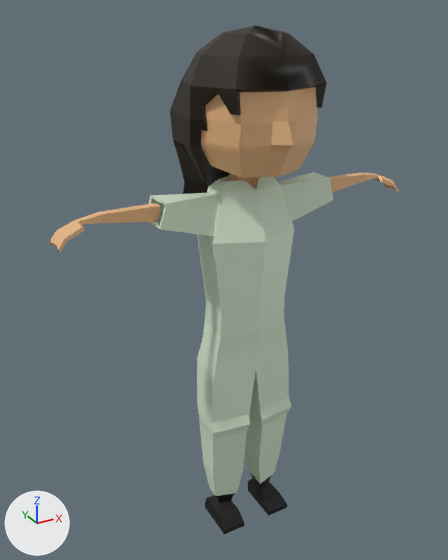
One commit to the FBX model Assets/Models/Characters/NPCs/NPCEnfermero1.fbx: the scene before it, then after it.
Camera for both pictures: a 50 mm lens placed at (-4.77, -7.79, 8.69), pointed at (-0.27, 0.39, 4.6). The lights are fixed; the arrows at lower left show +X, +Y and +Z.

Names of what the first picture shows: 'Cuerpo', 'Pelo', 'Ropa'.
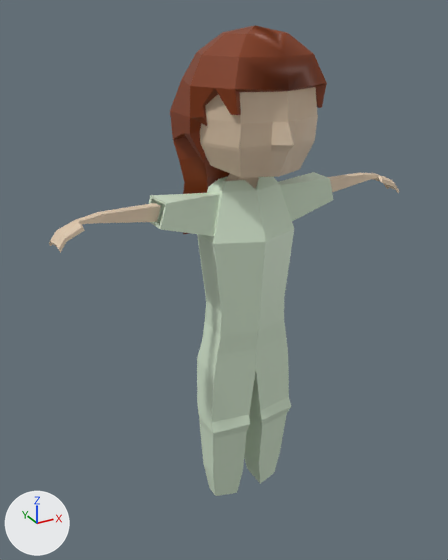
Diff of the bpy script that builds the scene:
```diff
--- a/Assets/Models/Characters/NPCs/NPCEnfermero1.fbx.py
+++ b/Assets/Models/Characters/NPCs/NPCEnfermero1.fbx.py
@@ img_material_002_base_color_png @@
-img_material_002_base_color_png = load_image('Material.002 Base Color.png', '../Textures/Material.002 Base Color.png', 2048, 2048, 'sRGB')
+img_material_002_base_color_png = load_image('Material.002 Base Color.png', '../Textures/Material.002 Base Color.png', 2048, 2048, 'Non-Color')
@@ mat_material_004 @@
 mat_material_004 = principled_material('Material.004')
-mat_material_004.base_color = (0.0124, 0.00598, 0.0)  # black #1d1200
+mat_material_004.base_color = (0.222, 0.0351, 0.0)  # brown #823500
@@ mat_material_005 @@
 n0 = _N.new('ShaderNodeBsdfPrincipled'); n0.name = 'Principled BSDF'
 n2.image = img_material_002_base_color_png
+n3 = _N.new('ShaderNodeTexImage'); n3.name = 'Image Texture.001'
+n3.image = img_material_002_base_color_png
 _L.new(n2.outputs[0], n0.inputs[0])  # 'Color' to 'Base Color'
 _L.new(n0.outputs[0], n1.inputs[0])  # 'BSDF' to 'Surface'
+_L.new(n3.outputs[0], n0.inputs[4])  # 'Color' to 'Alpha'
@@ me_sphere_001 @@
 # used by ob_pelo; location = (0.0, 0.0, 0.0)
-me_sphere_001.from_pydata(...)  # 126 vertices, 138 faces; spans x -1.04..1.04, y -0.87..1.13, z 5.39..8.47
-me_sphere_001.vertices[7].co = (-1.04, -0.05, 7.3)  # pixel (190, 119)
-me_sphere_001.vertices[8].co = (-1.0, 0.04, 6.91)  # pixel (190, 147)
-me_sphere_001.vertices[16].co = (-0.88, -0.15, 7.31)  # pixel (203, 118)
-me_sphere_001.vertices[18].co = (-1.0, 0.25, 6.91)  # pixel (183, 144)
-me_sphere_001.vertices[25].co = (-0.88, -0.06, 7.15)  # pixel (201, 130)
-me_sphere_001.vertices[26].co = (-0.85, 0.0, 6.93)  # pixel (201, 145)
-me_sphere_001.vertices[31].co = (-0.65, 0.63, 6.96)
-me_sphere_001.vertices[34].co = (-0.82, -0.14, 7.15)  # pixel (207, 130)
-me_sphere_001.vertices[36].co = (-0.84, 0.21, 6.93)
-me_sphere_001.vertices[37].co = (-0.8, 0.05, 6.4)  # pixel (203, 181)
-me_sphere_001.vertices[38].co = (-0.8, 0.0, 6.4)  # pixel (204, 182)
-me_sphere_001.vertices[39].co = (-0.78, 0.05, 6.55)  # pixel (204, 170)
-me_sphere_001.vertices[40].co = (-0.78, 0.0, 6.55)  # pixel (205, 171)
+me_sphere_001.from_pydata(...)  # 126 vertices, 138 faces; spans x -1.04..1.04, y -0.87..1.13, z 5.34..8.47
+# me_sphere_001 part 1: 26 of 126 vertices moved; they spanned x -0.83..1.04, y -0.15..0.97, z 5.39..7.31 and now span x -0.83..1.04, y -0.15..0.97, z 5.34..7.34; mean shift (0.0, 0.0, 0.06); largest move (0.78, 0.05, 6.55) -> (0.78, 0.05, 6.85)
+# me_sphere_001 part 2
+me_sphere_001.vertices[7].co = (-1.04, -0.05, 7.33)  # pixel (189, 117)
+me_sphere_001.vertices[8].co = (-1.0, 0.04, 7.09)  # pixel (189, 134)
+me_sphere_001.vertices[16].co = (-0.88, -0.15, 7.34)  # pixel (203, 116)
+me_sphere_001.vertices[18].co = (-1.0, 0.25, 7.07)  # pixel (183, 132)
+me_sphere_001.vertices[25].co = (-0.88, -0.06, 7.25)  # pixel (200, 123)
+me_sphere_001.vertices[26].co = (-0.85, 0.0, 7.13)  # pixel (200, 130)
+me_sphere_001.vertices[31].co = (-0.65, 0.63, 6.97)
+me_sphere_001.vertices[34].co = (-0.82, -0.14, 7.2)  # pixel (207, 126)
+me_sphere_001.vertices[36].co = (-0.84, 0.21, 7.11)
+me_sphere_001.vertices[37].co = (-0.8, 0.05, 6.68)  # pixel (202, 162)
+me_sphere_001.vertices[38].co = (-0.8, 0.0, 6.68)  # pixel (204, 162)
+me_sphere_001.vertices[39].co = (-0.78, 0.05, 6.85)
+me_sphere_001.vertices[40].co = (-0.78, 0.0, 6.85)  # pixel (205, 150)
 me_sphere_001.materials.append(mat_material_004)
```

Location of each change, (x1, y1, x2, y2) in pixels of the pictures (448 x 560 px; the box of a moved part takes in the faces that stretch with it):
'Cuerpo', surface changed
    both: (49, 87, 399, 534)
'Pelo', recoloured, reshaped (black to brown)
    before: (170, 26, 327, 194)
    after: (170, 26, 327, 234)
part 1 of me_sphere_001, moved or reshaped
    before: (183, 170, 230, 194)
    after: (183, 170, 230, 234)
part 2 of me_sphere_001, moved or reshaped
    before: (170, 80, 214, 182)
    after: (170, 80, 214, 162)
